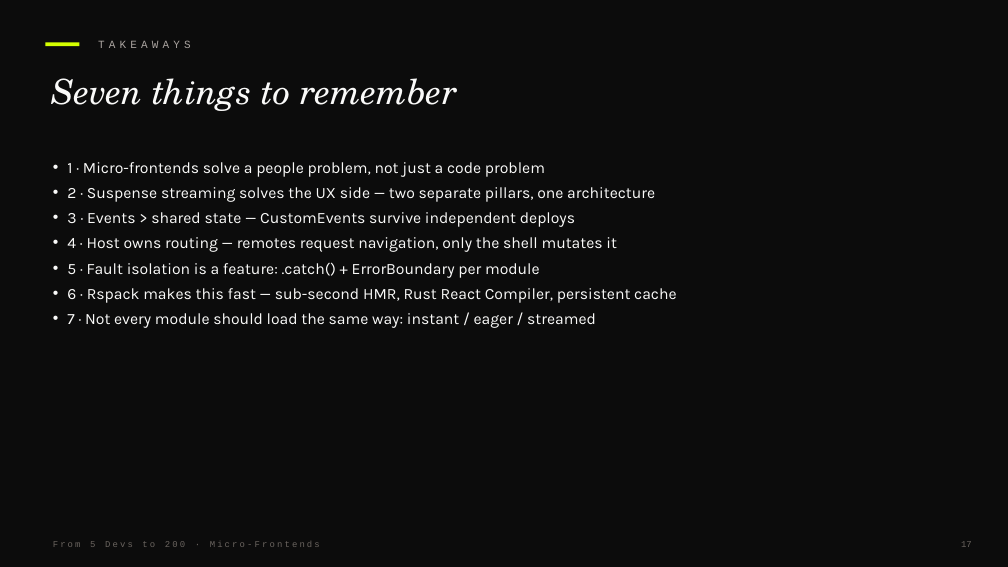
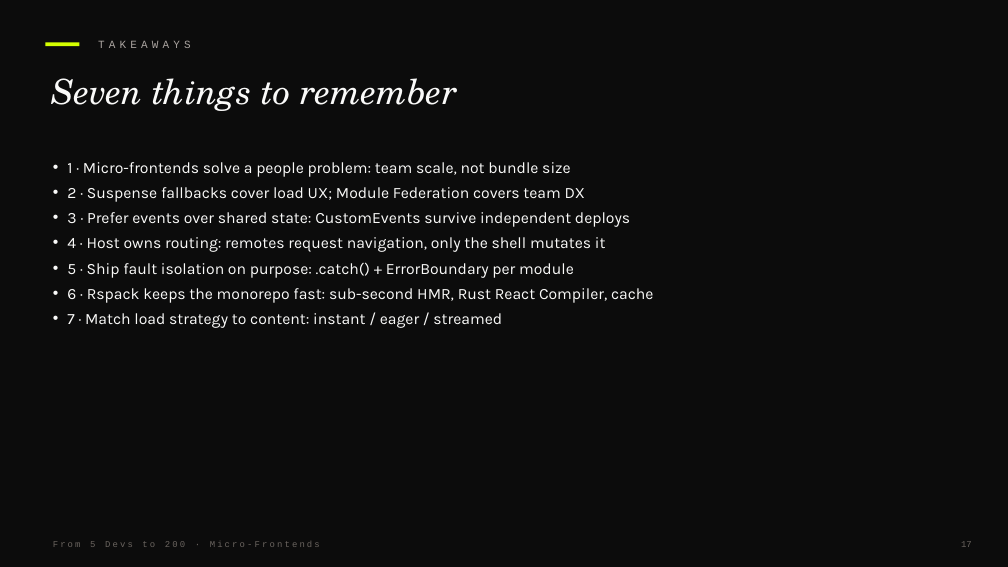
Before and after one commit to devlinduldulao/module-federation-demo, a slide deck: slide 17 of presentation/SLIDES.pptx. Drawn at 1008x567 pixels with LibreOffice and Linux fonts; fonts in the diff are those of the drawing. Boxes give left, top, right and bottom in pixels: in the first picture for what was removed or moved away, otherwise in the second. Text is boxed around its words. In the diff, an @@ line names an element or a change of style, - is before the commit and + after.

```diff
--- a/presentation/SLIDES.pptx
+++ b/presentation/SLIDES.pptx
@@ text at (67,162,654,328): text changed @@
-• 1 · Micro-frontends solve a people problem, not just a code problem
-• 2 · Suspense streaming solves the UX side — two separate pillars, one architecture
-• 3 · Events > shared state — CustomEvents survive independent deploys
-• 4 · Host owns routing — remotes request navigation, only the shell mutates it
-• 5 · Fault isolation is a feature: .catch() + ErrorBoundary per module
-• 6 · Rspack makes this fast — sub-second HMR, Rust React Compiler, persistent cache
-• 7 · Not every module should load the same way: instant / eager / streamed
+• 1 · Micro-frontends solve a people problem: team scale, not bundle size
+• 2 · Suspense fallbacks cover load UX; Module Federation covers team DX
+• 3 · Prefer events over shared state: CustomEvents survive independent deploys
+• 4 · Host owns routing: remotes request navigation, only the shell mutates it
+• 5 · Ship fault isolation on purpose: .catch() + ErrorBoundary per module
+• 6 · Rspack keeps the monorepo fast: sub-second HMR, Rust React Compiler, cache
+• 7 · Match load strategy to content: instant / eager / streamed
```
Also in this commit, not shown: 15 other slides changed, 7 other files.
